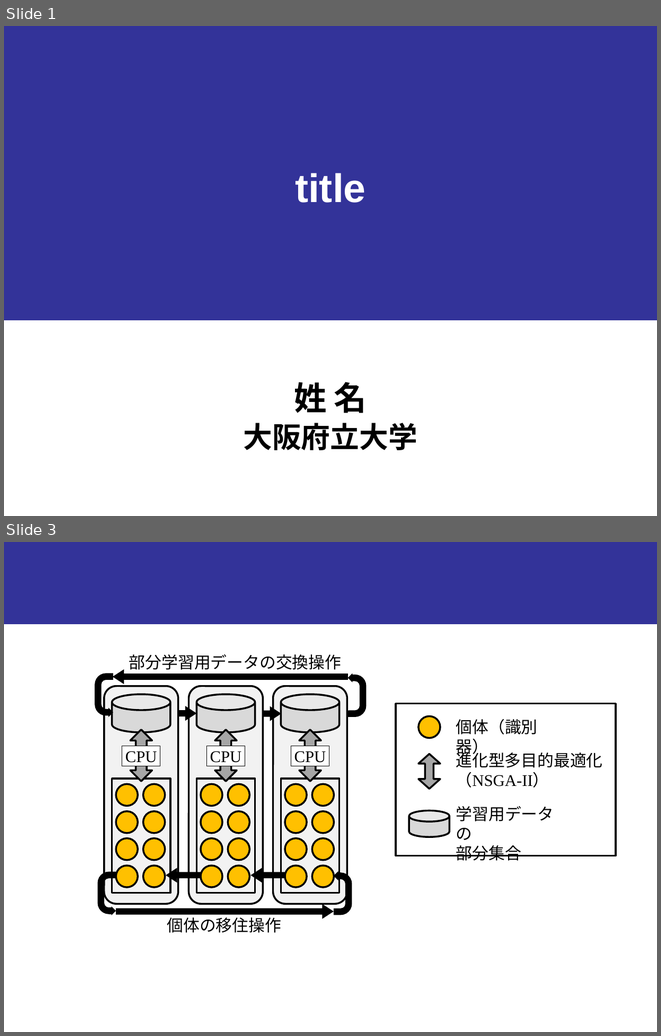
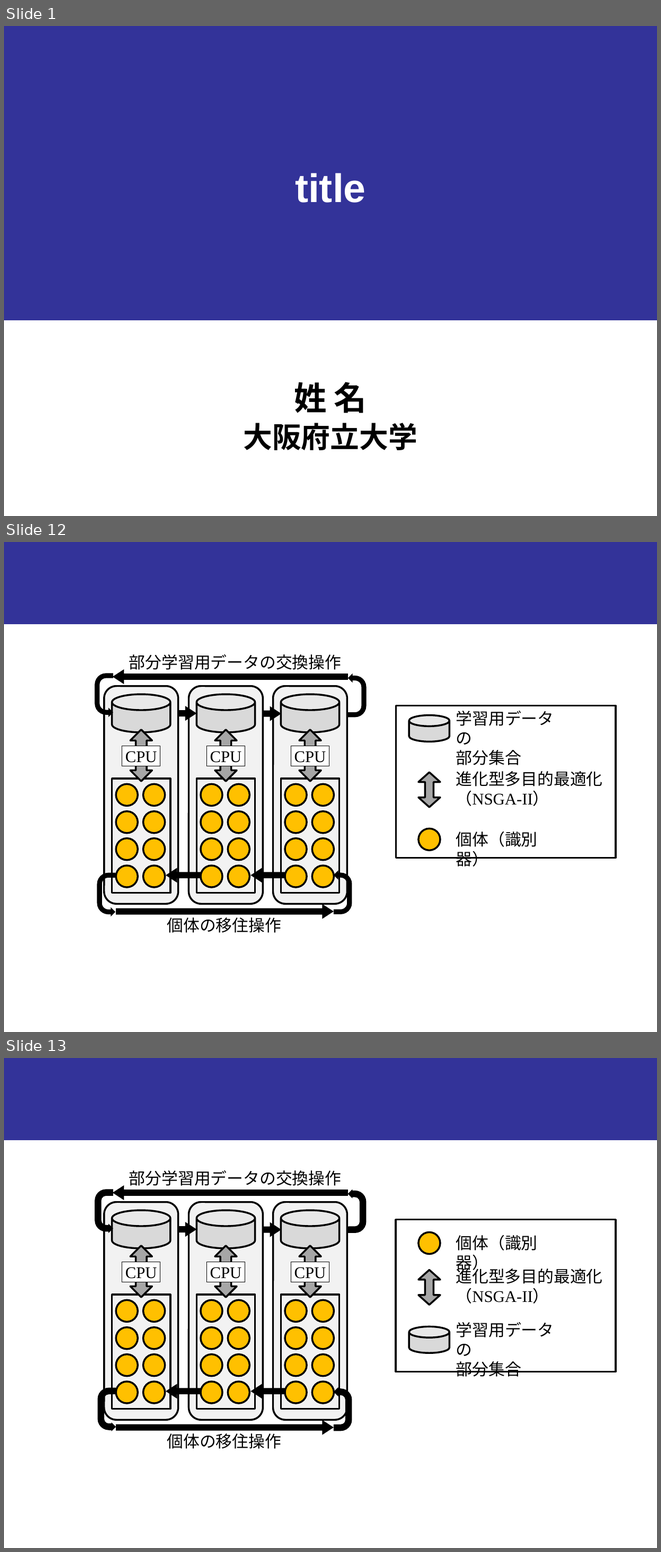
Before and after one commit to onikUone/Junior_slides, a slide deck: Junior_下書き.pptx. Shown one above the other, each under a label of ours: slides 1 and 3 before the commit, slides 1, 12 and 13 after it; the slides between them are not shown. The pictures are 661x1036 and 661x1552 pixels, drawn with LibreOffice and Linux fonts; fonts in the diff are those of the drawing. Boxes give left, top, right and bottom in pixels: in the first picture for what was removed or moved away, otherwise in the second. Text is boxed around its words. In the diff, an @@ line names an element or a change of style, - is before the commit and + after.

```diff
--- a/Junior_下書き.pptx
+++ b/Junior_下書き.pptx
@@ slide 12 added at [4, 542, 657, 1032], background #FFFFFF; not listed: 1 template element that a slide beside it also shows @@
@@ group added at [396, 705, 616, 866]: 3 texts, 1 rectangle, 1 ellipse, 1 cylinder, 1 up down arrow @@
+個体（識別器）
+学習用データの
+部分集合
+進化型多目的最適化
+（NSGA-II）
@@ group added at [95, 654, 366, 933]: 24 ellipses, 6 rectangles, 6 left arrows, 4 uturn arrows, 3 rounded rectangles, 3 cylinders, 3 up down arrows, 2 texts @@
+CPU
+CPU
+CPU
+個体の移住操作
+部分学習用データの交換操作
@@ what was slide 3 is now slide 13 @@
```
Also in this commit, not shown: 10 other slides added, 1 slide removed, 6 other files.
